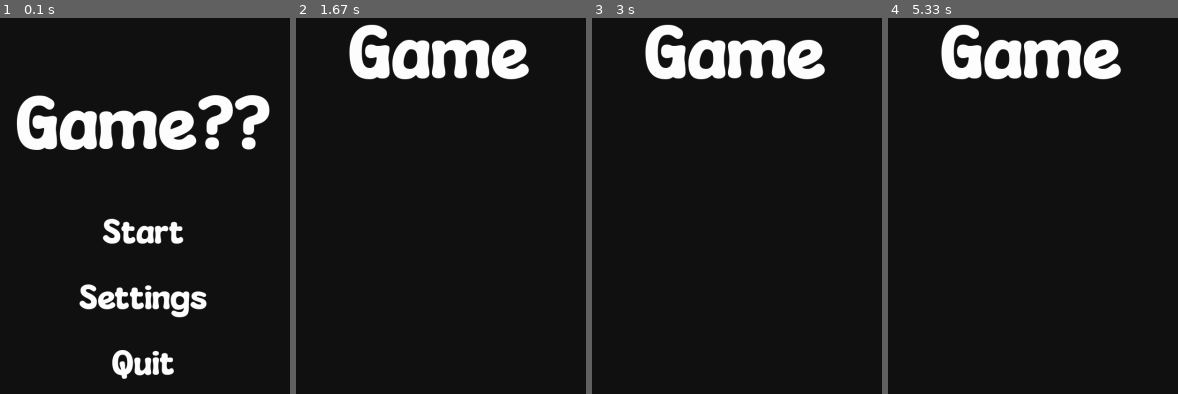
Above: before the commit, frames 1-4 (left to right).
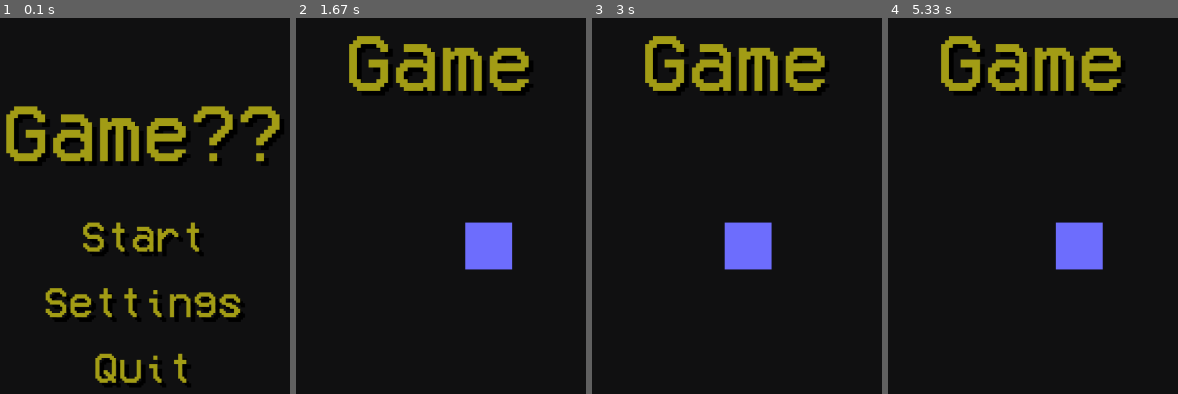
Above: after the commit, the same moments.

Repository: CurryMan1/Pygame-Spring-GameJam-2024
Game: pygame game, started from main.py
The game is run twice, just before and just after one commit, with the same random seed, the same clock (stepped at 60 frames per second) and the same inputs.
Inputs (mouse positions are in pixels of both pictures, inside the frame that each line leads up to):
- Up to frame 1 (0.1 s): no input
- Up to frame 2 (1.67 s): press the mouse at (438, 236) at 0.37 s; move the mouse to (452, 315) at 0.47 s; release the mouse at (outside the picture) at 0.6 s; hold D 0.67-1.13 s; move the mouse to (530, 281) at 0.7 s; hold D 1.17-1.63 s
- Up to frame 3 (3 s): hold A 1.67-2.2 s; hold A 2.23-2.63 s; hold D from 2.67 s (still down)
- Up to frame 4 (5.33 s): release D at 3.3 s; hold A 3.33-3.8 s; hold D 3.83-4.3 s; hold D 4.33-4.8 s; hold A from 4.83 s (still down)

The runs differ from the first frame. In frame 1, 17% of the frame differs, in the area x 2-97%, y 20-98%; in frame 2, 9.3%; in frame 3, 9.3%; in frame 4, 9.3%.

Commit message:
lil bit of player movement

Diff:
--- a/main.py
+++ b/main.py
@@ -7,7 +7,7 @@
 
 
 class App:
-    FONT = 'assets/fonts/mouldy_cheese.ttf'
+    FONT = 'assets/fonts/pixel_font.ttf'
 
     def __init__(self):
         pygame.init()
@@ -21,8 +21,8 @@
         self.clock = pygame.time.Clock()
 
         #font
-        self.title_font = pygame.font.Font(self.FONT, 150)
-        self.normal_font = pygame.font.Font(self.FONT, 70)
+        self.title_font = pygame.font.Font(self.FONT, 170)
+        self.normal_font = pygame.font.Font(self.FONT, 90)
 
         #states
         self.scenes = {
@@ -36,26 +36,28 @@
         self.running = True
         self.restart = False
         self.delta = 0
-        self.mouse_pos = ()
+        self.mouse_pos = pygame.Vector2(0, 0)
         self.mouse_input = ()
+        self.keys = ()
 
-        self.clicked = [False]*3
+        self.mouse_clicked = [False] * 3
 
     def run(self):
         while self.running:
             self.delta = min(self.clock.tick()/1000, 0.1)
 
-            self.mouse_pos = pygame.mouse.get_pos()
+            self.mouse_pos = pygame.Vector2(pygame.mouse.get_pos())
             self.mouse_input = pygame.mouse.get_pressed()
+            self.keys = pygame.key.get_pressed()
 
             #update and draw state
             self.current_scene.update(self.delta)
             self.current_scene.draw()
 
             if self.mouse_input[0]:
-                self.clicked[0] = True
+                self.mouse_clicked[0] = True
             else:
-                self.clicked[0] = False
+                self.mouse_clicked[0] = False
 
             #handle events
             for event in pygame.event.get():
@@ -66,7 +68,7 @@
             pygame.display.flip()
 
     def change_scene(self, scene):
-        self.clicked[0] = True
+        self.mouse_clicked[0] = True
         self.current_scene = self.scenes[scene]
 
     def stop(self):
--- a/src/buttons/image_button.py
+++ b/src/buttons/image_button.py
@@ -1,4 +1,5 @@
 import pygame
+from src.constants import BLACK
 
 
 class ImageButton:
@@ -6,6 +7,8 @@
         self.app = app
         self.surf = surf
         self.selected_surf = selected_surf
+        self.shadow = surf.copy()
+        self.shadow.fill(BLACK, special_flags=pygame.BLEND_RGB_MULT)
 
         self.rect = self.surf.get_rect(**kwargs)
         self.hovered = False
@@ -15,6 +18,7 @@
         return self.hovered and self.app.mouse_input[0]
 
     def draw(self) -> None:
+        self.app.screen.blit(self.shadow, self.rect.move(10, 10))
         if self.hovered and self.selected_surf:
             self.app.screen.blit(self.selected_surf, self.rect)
         else:
--- a/src/buttons/text_button.py
+++ b/src/buttons/text_button.py
@@ -1,13 +1,13 @@
 import pygame
 from src.buttons.image_button import ImageButton
-from src.constants import GREEN, WHITE
+from src.constants import GOLD, WHITE
 
 
 class TextButton(ImageButton):
-    def __init__(self, app, text, font: pygame.font.Font, colour=WHITE, **kwargs):
+    def __init__(self, app, text, font: pygame.font.Font, colour=GOLD, **kwargs):
         super().__init__(
             app,
             font.render(text, True, colour),
-            font.render(text, True, GREEN),
+            font.render(text, True, WHITE),
             **kwargs
         )
--- a/src/constants.py
+++ b/src/constants.py
@@ -1,8 +1,19 @@
 WIDTH, HEIGHT = WIN_SIZE = 1920, 1080
 
 WHITE = (255, 255, 255)
-BLACK = (18, 18, 19)
-DARK_GREY = (26, 26, 27)
-GREY = (76, 77, 78)
-GREEN = (83, 141, 78)
-YELLOW = (181, 159, 59)
+BLACK = (0, 0, 0)
+DARK_GREY = (18, 18, 19)
+BLUE = (111, 111, 255)
+GOLD = (164, 158, 23)
+
+GRAVITY = 100
+
+
+BLOCK_PROPERTIES = {
+    #(accel, friction, max_speed)
+    'stone': (10.0, 7.5, 2.0),
+    'wood': (10.0, 7.5, 2.0),
+    'ice': (5.0, 1.0, 3.5),
+    'water': (0, 0, 0), #TODO
+
+}
--- /dev/null
+++ b/src/player.py
@@ -0,0 +1,49 @@
+import pygame
+from src.constants import WIDTH, HEIGHT, BLUE, GRAVITY
+
+
+class Player:
+    max_speed = 2
+    accel = 10
+    JUMP_POWER = 100
+
+    def __init__(self, app):
+        self.app = app
+
+        self.image = pygame.Surface((100, 100))
+        self.image.fill(BLUE)
+        self.rect = self.image.get_frect(center=(WIDTH/2, HEIGHT/2))
+
+        self.vel = pygame.Vector2(0, 0)
+        self.x_direction = 0
+
+        self.standing_block = None
+
+    def draw(self):
+        self.app.screen.blit(self.image, self.rect)
+
+    def update(self, delta):
+        self.x_direction = 0
+        if self.app.keys[pygame.K_a]:
+            self.x_direction -= 1
+        if self.app.keys[pygame.K_d]:
+            self.x_direction += 1
+
+        self.rect.center += self.vel * 0.5
+
+        if self.x_direction == 0:
+            #TEMPORARY
+            friction = 7.5
+            fd = friction*delta #use the friction of STANDING BLCOK
+            if abs(self.vel.x) > fd:
+                self.vel.x -= self.vel.x * fd
+            else:
+                self.vel.x = 0
+        else:
+            self.vel.x = min(
+                self.vel.x + (self.x_direction * self.accel * delta),
+                self.x_direction*self.max_speed,
+                key=abs
+            )
+
+        self.rect.center += self.vel*0.5
--- a/src/scenes/game.py
+++ b/src/scenes/game.py
@@ -1,7 +1,8 @@
 import pygame
 import random
+from src.player import Player
 from src.buttons.text_button import TextButton
-from src.constants import BLACK, WIDTH
+from src.constants import DARK_GREY, WIDTH
 from src.scene_enum import Scenes
 from src.scenes.base import BaseScene
 
@@ -17,15 +18,16 @@
             center=(WIDTH/2, 150)
         )
 
+        self.player = Player(app)
+
     def handle_event(self, event):
         ...
 
     def draw(self):
-        self.app.screen.fill(BLACK)
+        self.app.screen.fill(DARK_GREY)
         self.title.draw()
 
+        self.player.draw()
+
     def update(self, delta):
-        ...
-
-    def draw_grid(self):
-        ...
+        self.player.update(delta)
--- a/src/scenes/start.py
+++ b/src/scenes/start.py
@@ -2,7 +2,7 @@
 from src.scene_enum import Scenes
 from src.scenes.base import BaseScene
 from src.buttons.text_button import TextButton
-from src.constants import WIDTH, HEIGHT, BLACK
+from src.constants import WIDTH, HEIGHT, DARK_GREY
 
 
 class Start(BaseScene):
@@ -43,7 +43,7 @@
                 self.app.stop()
 
     def update(self, delta):
-        if not self.app.clicked[0]:
+        if not self.app.mouse_clicked[0]:
             if self.start_btn.is_clicked():
                 self.app.change_scene(Scenes.GAME)
 
@@ -54,7 +54,7 @@
                 self.app.stop()
 
     def draw(self):
-        self.app.screen.fill(BLACK)
+        self.app.screen.fill(DARK_GREY)
 
         self.title.draw()
 
--- a/src/utils.py
+++ b/src/utils.py
@@ -1,4 +1,5 @@
 import pygame
+from os import listdir
 
 
 def load_img(path, transparent=False, scale=None, rotate=None):
@@ -16,3 +17,13 @@
         img = img.convert()
 
     return img
+
+
+def load_imgs(path, transparent=False, scale=None, rotate=None):
+    images = []
+
+    for file in listdir(f'assets/img/{path}'):
+        img = load_img(f'{path}/{file}', transparent, scale, rotate)
+        images.append(img)
+
+    return images
Binary file removed: assets/fonts/mouldy_cheese.ttf
Binary file added: assets/fonts/pixel_font.ttf
